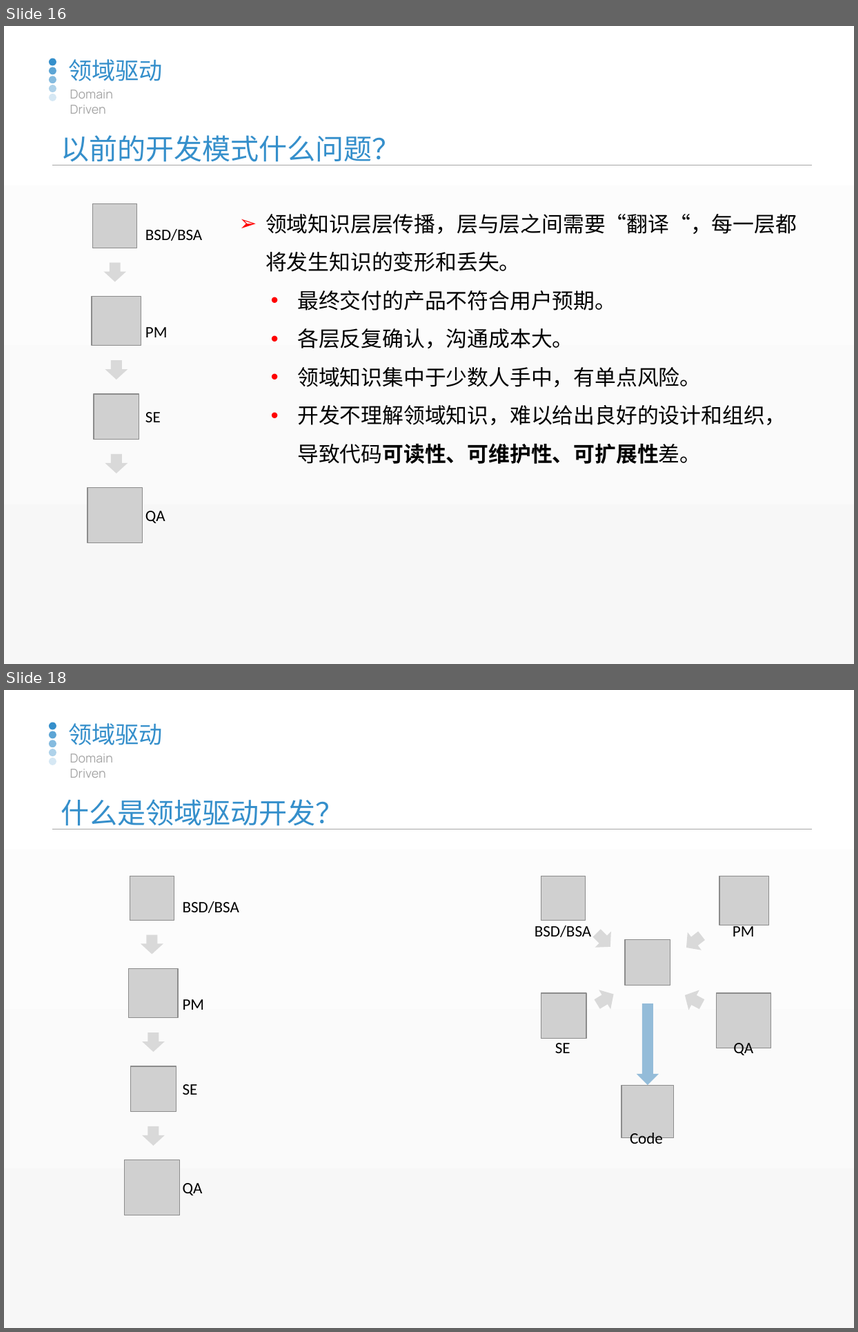
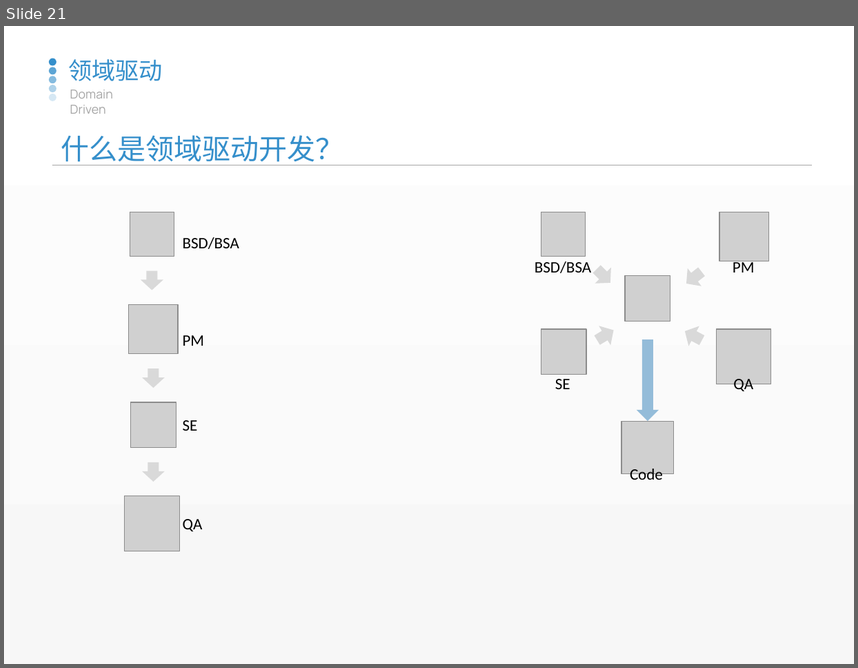
Before and after one commit to watermoonlx/presentation, a slide deck: 20190508-产品化/产品化.pptx. Shown one above the other, each under a label of ours: slides 16 and 18 before the commit, slide 21 after it; the slides between them are not shown. The pictures are 858x1332 and 858x668 pixels, drawn with LibreOffice and Linux fonts; fonts in the diff are those of the drawing; grey boxes stand for pictures. Boxes give left, top, right and bottom in pixels: in the first picture for what was removed or moved away, otherwise in the second. Text is boxed around its words. In the diff, an @@ line names an element or a change of style, - is before the commit and + after.

```diff
--- a/20190508-产品化/产品化.pptx
+++ b/20190508-产品化/产品化.pptx
@@ slide 16 removed at <box>4,26,854,664</box>, background gradient #FFFFFF to #F7F7F7; not listed: 5 template elements that a slide beside it also shows @@
@@ text removed at <box>68,59,163,81</box> @@
-领域驱动
@@ text removed at <box>70,89,113,114</box> @@
-Domain Driven
@@ table removed at <box>52,123,813,168</box>, 1 rows, 1 columns @@
-以前的开发模式什么问题？
@@ text removed at <box>266,214,797,463</box> @@
-➢ 领域知识层层传播，层与层之间需要“翻译“，每一层都将发生知识的变形和丢失。
-  • 最终交付的产品不符合用户预期。
-  • 各层反复确认，沟通成本大。
-  • 领域知识集中于少数人手中，有单点风险。
-  • 开发不理解领域知识，难以给出良好的设计和组织，导致代码可读性、可维护性、可扩展性差。
@@ group removed at <box>87,203,202,543</box>: 4 pictures, 4 texts, 3 down arrows @@
-BSD/BSA
-PM
-SE
-QA
@@ what was slide 18 is now slide 21 @@
```
Also in this commit, not shown: 7 slides changed, 10 slides added, 7 other slides removed, 2 other files.
